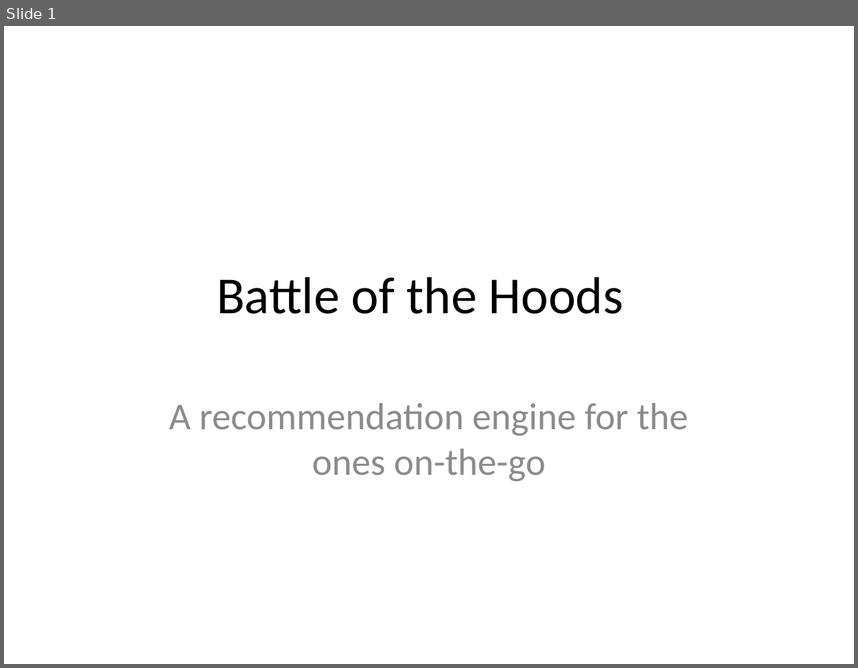
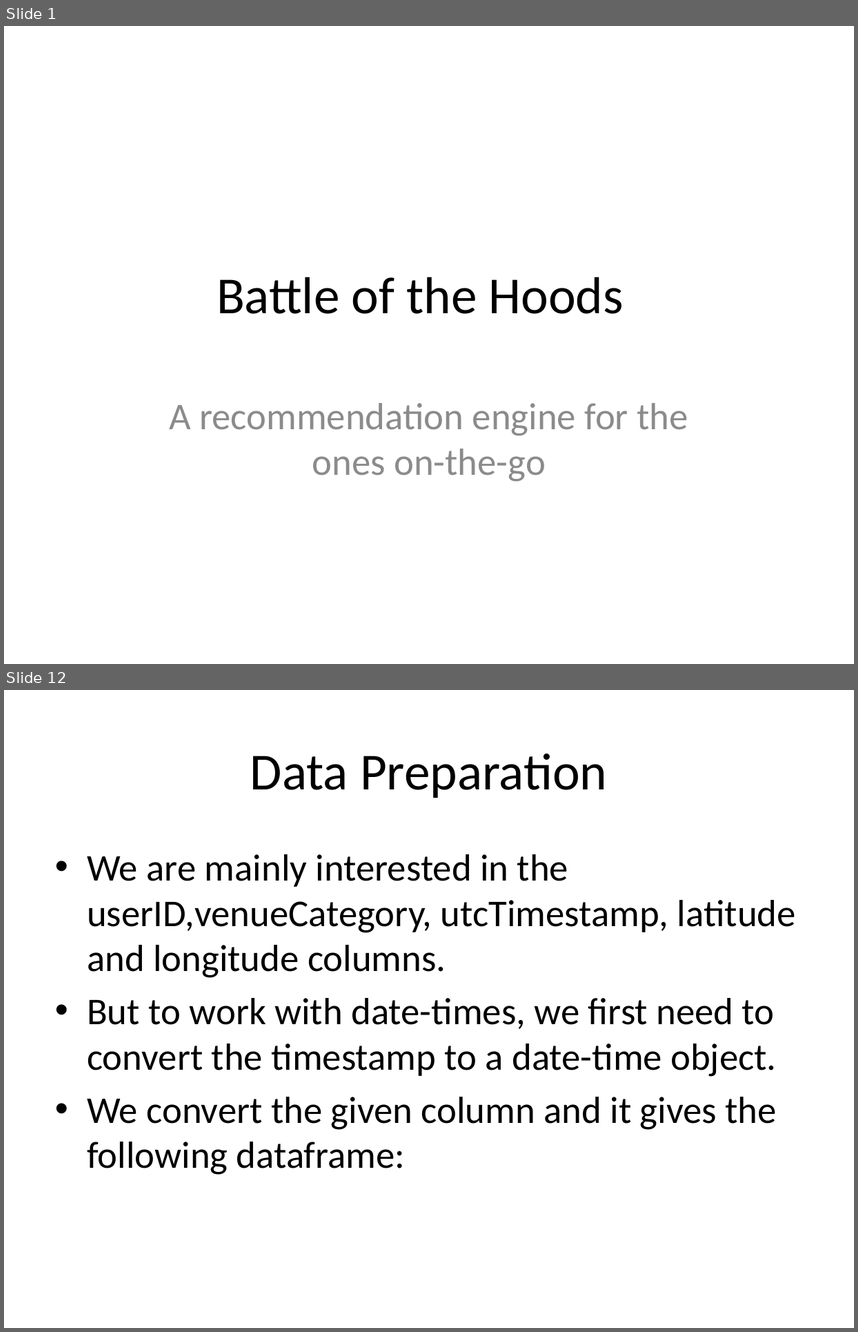
Before and after one commit to seraph-wing/Battle-of-the-Hoods, a slide deck: Battle of the Hoods.pptx. Shown one above the other, each under a label of ours: slide 1 before the commit, slides 1 and 12 after it; the slides between them are not shown. The pictures are 858x668 and 858x1332 pixels, drawn with LibreOffice and Linux fonts; fonts in the diff are those of the drawing. Boxes give left, top, right and bottom in pixels: in the first picture for what was removed or moved away, otherwise in the second. Text is boxed around its words. In the diff, an @@ line names an element or a change of style, - is before the commit and + after.

```diff
--- a/Battle of the Hoods.pptx
+++ b/Battle of the Hoods.pptx
@@ slide 12 added at (4,690,854,1328), background #FFFFFF @@
@@ title added at (250,753,607,798), 44 pt, text #000000 @@
+Data Preparation
@@ text added at (87,854,796,1174), 32 pt, text #000000 @@
+• We are mainly interested in the userID,venueCategory, utcTimestamp, latitude and longitude columns.
+• But to work with date-times, we first need to convert the timestamp to a date-time object.
+• We convert the given column and it gives the following dataframe:
```
Also in this commit, not shown: 22 other slides added, 1 slide removed, 2 other files.
